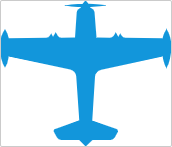
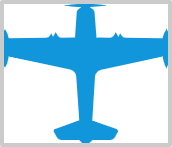
Before/after of a 172×147 layered artwork. What changed in the layer stack:
painted on "矩形 1" over [1, 1, 171, 146]
